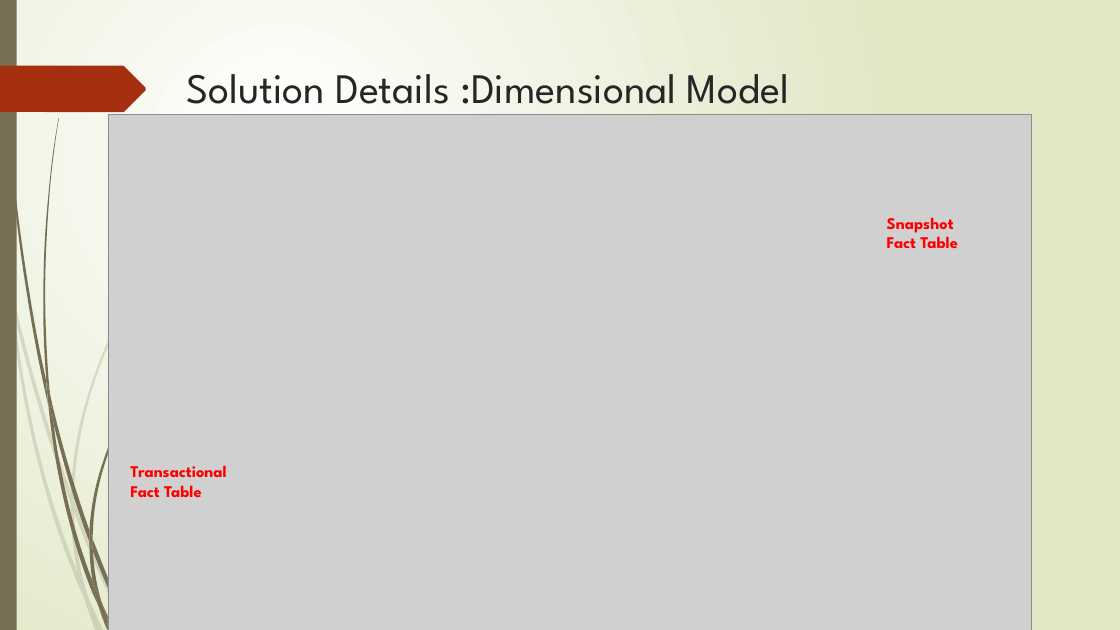
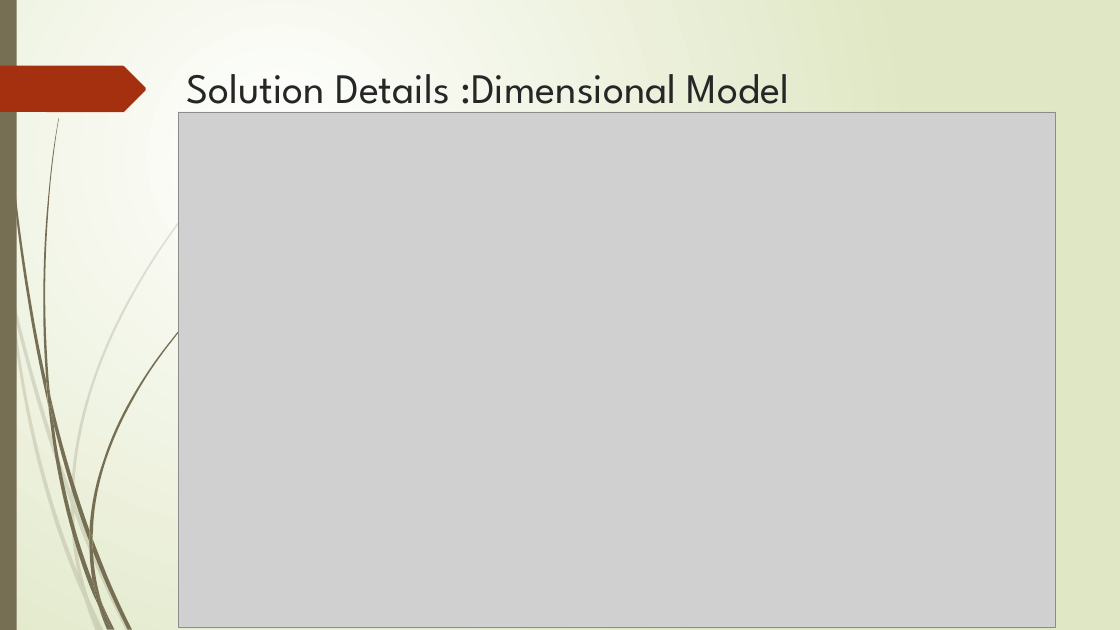
Before and after one commit to Kulamanipradhan0/knab_dwh_v2, a slide deck: slide 10 of KPradhan_Knab_DWH_Presentation.pptx. Drawn at 1120x630 pixels with LibreOffice and Linux fonts; fonts in the diff are those of the drawing; grey boxes stand for pictures. Boxes give left, top, right and bottom in pixels: in the first picture for what was removed or moved away, otherwise in the second. Text is boxed around its words. In the diff, an @@ line names an element or a change of style, - is before the commit and + after.

```diff
--- a/KPradhan_Knab_DWH_Presentation.pptx
+++ b/KPradhan_Knab_DWH_Presentation.pptx
@@ picture: place and size @@
-picture at (108,114,1033,630)
+picture at (178,112,1055,628)
@@ text removed at (887,217,958,248) @@
-Snapshot
-Fact Table
@@ text removed at (130,465,226,497) @@
-Transactional
-Fact Table
```
Also in this commit, not shown: 5 other slides changed, 1 slide added, 1 other file.
